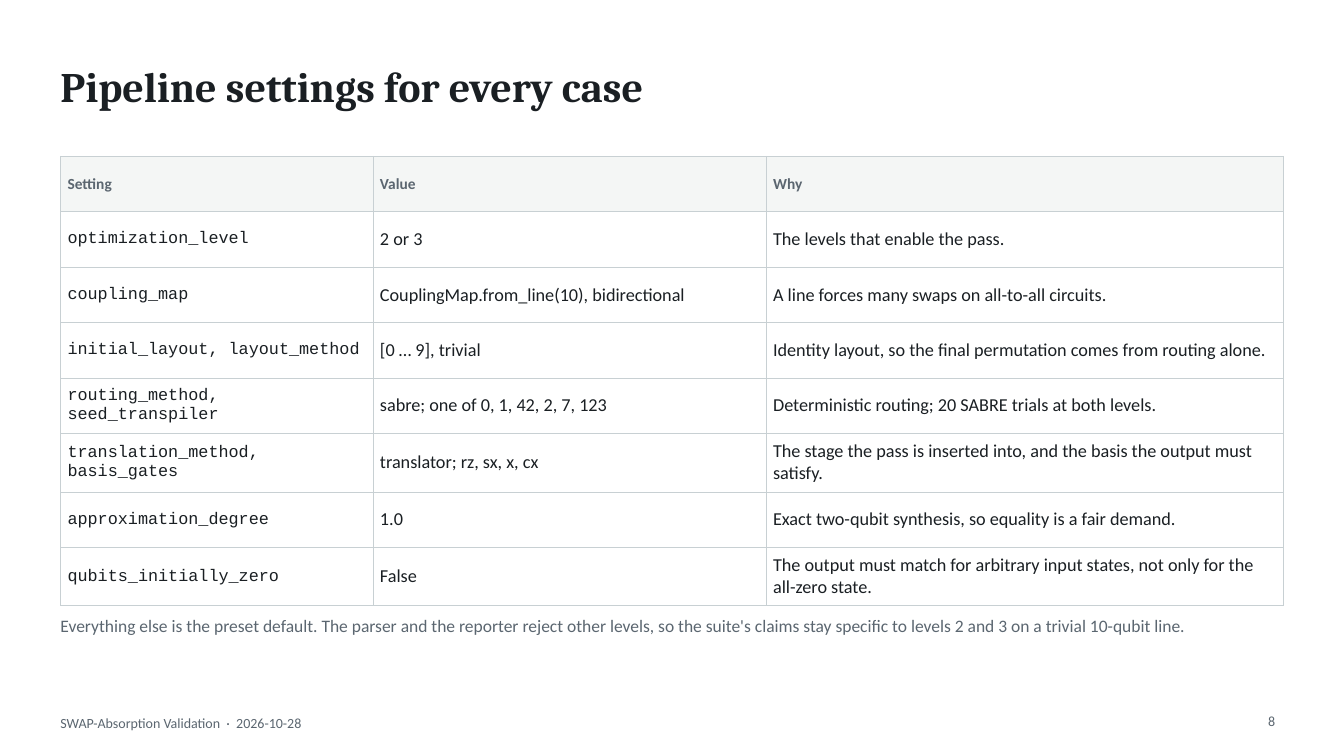
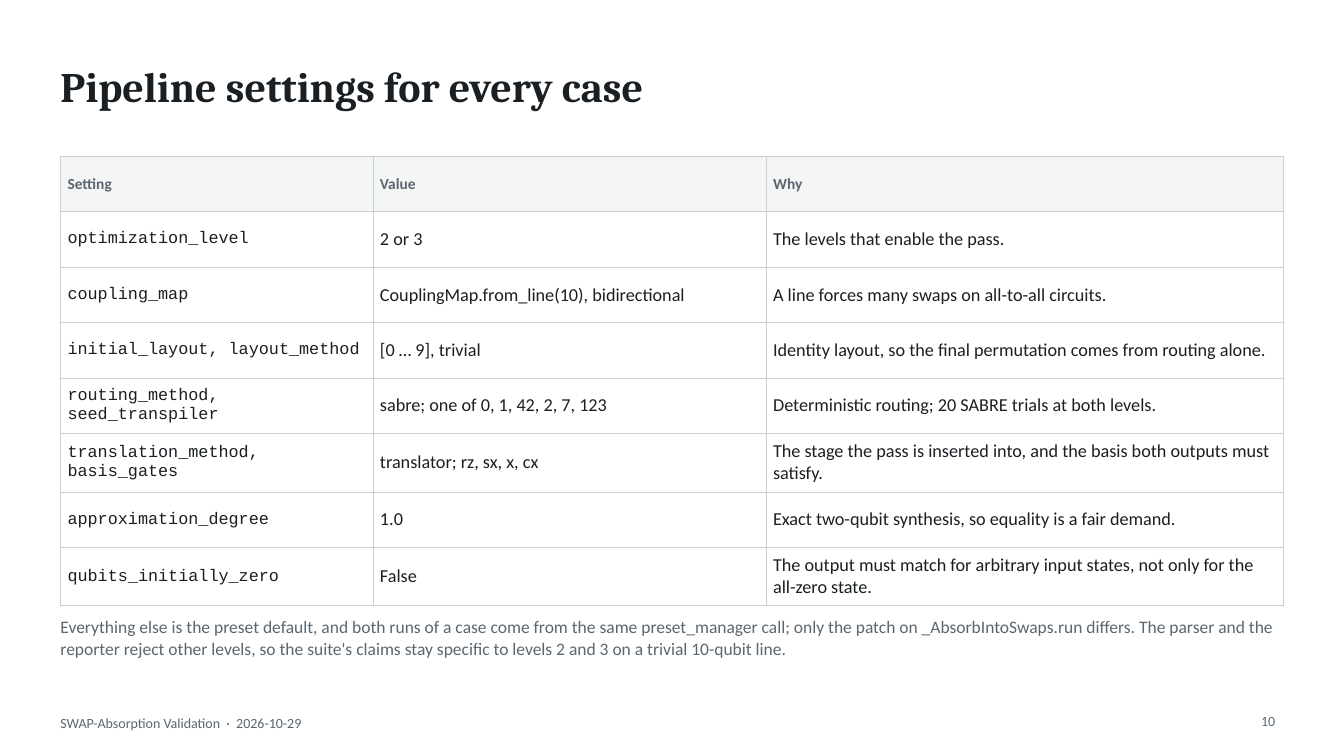
Before and after one commit to AI-native-Systems-Research/qiskit-swap-asbsorption-validation, a slide deck: slide 10 of swap_absorption_validation.pptx (slide 8 before the commit). Drawn at 1344x756 pixels with LibreOffice and Linux fonts; fonts in the diff are those of the drawing. Boxes give left, top, right and bottom in pixels: in the first picture for what was removed or moved away, otherwise in the second. Text is boxed around its words. In the diff, an @@ line names an element or a change of style, - is before the commit and + after.

Commit message:
Fixes in the report

```diff
--- a/swap_absorption_validation.pptx
+++ b/swap_absorption_validation.pptx
@@ table at bbox=[60, 156, 1284, 597] @@
-row 6, column 3: The stage the pass is inserted into, and the basis the output must satisfy.
+row 6, column 3: The stage the pass is inserted into, and the basis both outputs must satisfy.
@@ text at bbox=[60, 621, 1273, 658]: text changed @@
-Everything else is the preset default. The parser and the reporter reject other levels, so the suite's claims stay specific to levels 2 and 3 on a trivial 10-qubit line.
+Everything else is the preset default, and both runs of a case come from the same preset_manager call; only the patch on _AbsorbIntoSwaps.run differs. The parser and the reporter reject other levels, so the suite's claims stay specific to levels 2 and 3 on a trivial 10-qubit line.
@@ text at bbox=[60, 718, 301, 730]: text changed @@
-SWAP-Absorption Validation · 2026-10-28
+SWAP-Absorption Validation · 2026-10-29
@@ page number at bbox=[1261, 717, 1275, 726]: text changed @@
-8
+10
```
Also in this commit, not shown: 16 other slides changed, 3 slides added, 1 slide removed, 5 other files.
